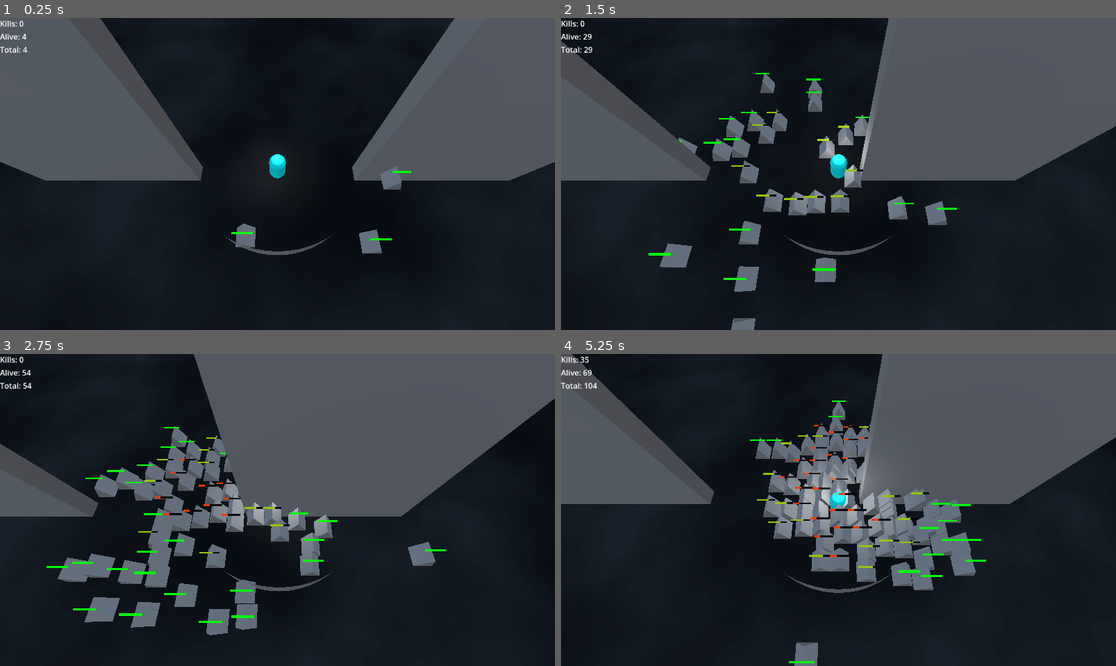
Above: before the commit, frames 1-4 (two rows, left to right).
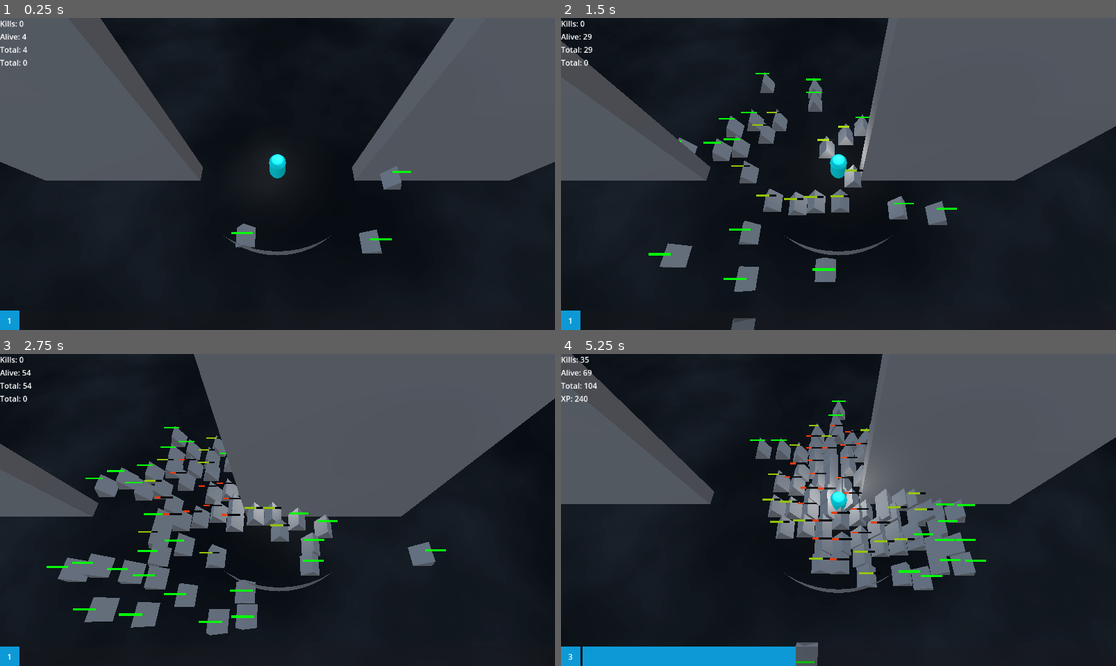
Above: after the commit, the same moments.

Repository: partkyle/GodotProjects
Game: Godot game, scene res://main.tscn
Two runs of this game, one before a commit and one after it. Both use one fixed random seed, a clock stepped at 60 frames per second and the inputs below.
Inputs (mouse positions are in pixels of both pictures, inside the frame that each line leads up to):
- Up to frame 1 (0.25 s): no input
- Up to frame 2 (1.5 s): tap Enter (ui_accept) at 0.5, 0.77 s; move the mouse to (960, 158) at 0.52 s; hold D (move_right) 0.53-1.25 s; hold F 0.53-1.25 s; click (960, 158) at 0.67 s; drag from (727, 189) to (810, 236) at 1.27 s
- Up to frame 3 (2.75 s): move the mouse to (333, 441) at 2.02 s; hold D (move_right) from 2.03 s (still down); hold F from 2.03 s (still down)
- Up to frame 4 (5.25 s): release D (move_right) at 2.75 s; release F at 2.75 s; drag from (810, 572) to (672, 463) at 2.77 s; move the mouse to (1005, 556) at 3.52 s; hold A (move_left) 3.53-4.25 s; hold F 3.53-4.25 s; tap Enter (ui_accept) at 3.77 s; drag from (672, 463) to (755, 432) at 4.27 s; move the mouse to (866, 510) at 5.02 s; hold S (move_down) from 5.03 s (still down); hold F from 5.03 s (still down); click (866, 510) at 5.17 s

The runs differ from the first frame. In frame 1, 0.3% of the frame differs, in the area x 0-52%, y 13-100%; in frame 2, 0.4%; in frame 3, 0.5%; in frame 4, 8.4%, in the area x 0-76%, y 13-100%.

Commit message:
add xp and leveling, next stop - actually levelling up

Diff:
--- a/RetroSurvivor/SignalBus.gd
+++ b/RetroSurvivor/SignalBus.gd
@@ -3,3 +3,4 @@
 
 signal enemy_died(enemy: Enemy)
 signal enemy_spawned(enemy: Enemy)
+signal gain_xp(value: int)
--- a/RetroSurvivor/UI.gd
+++ b/RetroSurvivor/UI.gd
@@ -3,6 +3,10 @@
 @onready var kill_label := $VBoxContainer/Kills
 @onready var alive_label := $VBoxContainer/Alive
 @onready var total_label := $VBoxContainer/Total
+@onready var xp_label := $VBoxContainer/Xp
+
+@onready var level_label := $Progress/ColorRect/Level
+@onready var xp_bar := $Progress/XpBar
 
 var kills := 0 :
 	set(value):
@@ -19,6 +23,22 @@
 		total = value
 		total_label.text = 'Total: %d' % [total]
 
+var xp := 0 :
+	set(value):
+		xp = value
+		xp_label.text = 'XP: %d' % [xp]
+
+
+var current_xp := 0 :
+	set(value):
+		current_xp = value
+		xp_bar.value = value
+
+var level := 0 :
+	set(value):
+		level = value
+		level_label.text = '%d' % [level]
+
 
 func _on_signal_bus_enemy_died(enemy):
 	kills += 1
@@ -28,3 +48,11 @@
 func _on_signal_bus_enemy_spawned(enemy):
 	alive += 1
 	total += 1
+
+func _on_player_xp_updated(total_xp):
+	xp = total_xp
+
+
+func _on_player_level_up(_level, _xp):
+	level = _level
+	current_xp = _xp
--- a/RetroSurvivor/main.tscn
+++ b/RetroSurvivor/main.tscn
@@ -1,11 +1,13 @@
-[gd_scene load_steps=18 format=3 uid="uid://jcflgwwwn1le"]
+[gd_scene load_steps=21 format=3 uid="uid://jcflgwwwn1le"]
 
 [ext_resource type="Script" path="res://addons/phantom_camera/scripts/phantom_camera/phantom_camera_3D.gd" id="1_2e6lc"]
 [ext_resource type="PackedScene" uid="uid://p0nwwoiajish" path="res://player.tscn" id="1_nlt3c"]
 [ext_resource type="PackedScene" uid="uid://catxiq3pmdnu3" path="res://enemy.tscn" id="2_ebo8w"]
 [ext_resource type="Script" path="res://EnemySpawner.gd" id="3_6h5fq"]
 [ext_resource type="Script" path="res://SignalBus.gd" id="4_07qgm"]
+[ext_resource type="Script" path="res://xp_spawner.gd" id="5_ex7yd"]
 [ext_resource type="Script" path="res://UI.gd" id="5_vcmg0"]
+[ext_resource type="PackedScene" uid="uid://5vtvxlilkwxa" path="res://xp.tscn" id="6_s8bsw"]
 [ext_resource type="Script" path="res://addons/phantom_camera/scripts/phantom_camera_host/phantom_camera_host.gd" id="8_u5wcs"]
 
 [sub_resource type="ProceduralSkyMaterial" id="ProceduralSkyMaterial_ltofi"]
@@ -36,6 +38,9 @@
 [sub_resource type="ConcavePolygonShape3D" id="ConcavePolygonShape3D_v6tgy"]
 data = PackedVector3Array(50, 0, 50, -50, 0, 50, 50, 0, -50, -50, 0, 50, -50, 0, -50, 50, 0, -50)
 
+[sub_resource type="StyleBoxFlat" id="StyleBoxFlat_riw0p"]
+bg_color = Color(0.0470588, 0.6, 0.839216, 1)
+
 [sub_resource type="BoxMesh" id="BoxMesh_ije44"]
 size = Vector3(1, 10, 10)
 
@@ -66,7 +71,7 @@
 [node name="Player" parent="." instance=ExtResource("1_nlt3c")]
 
 [node name="OmniLight3D" type="OmniLight3D" parent="Player"]
-transform = Transform3D(1, 0, 0, 0, 1, 0, 0, 0, 1, 0, 2.30358, 0)
+transform = Transform3D(1, 0, 0, 0, 1, 0, 0, 0, 1, 0, 2.25, 0)
 
 [node name="EnemySpawner" type="Node3D" parent="."]
 script = ExtResource("3_6h5fq")
@@ -76,6 +81,10 @@
 [node name="Timer" type="Timer" parent="EnemySpawner"]
 wait_time = 0.05
 autostart = true
+
+[node name="XpSpawner" type="Node3D" parent="."]
+script = ExtResource("5_ex7yd")
+xp = ExtResource("6_s8bsw")
 
 [node name="SignalBus" type="Node3D" parent="."]
 unique_name_in_owner = true
@@ -103,6 +112,53 @@
 [node name="Total" type="Label" parent="UI/VBoxContainer"]
 layout_mode = 2
 text = "Total: 0"
+
+[node name="Xp" type="Label" parent="UI/VBoxContainer"]
+layout_mode = 2
+text = "Total: 0"
+
+[node name="Xp" type="Control" parent="UI"]
+layout_mode = 3
+anchors_preset = 0
+offset_right = 40.0
+offset_bottom = 40.0
+
+[node name="Progress" type="HBoxContainer" parent="UI"]
+anchors_preset = 12
+anchor_top = 1.0
+anchor_right = 1.0
+anchor_bottom = 1.0
+offset_top = -23.0
+grow_horizontal = 2
+grow_vertical = 0
+
+[node name="ColorRect" type="ColorRect" parent="UI/Progress"]
+custom_minimum_size = Vector2(40, 40)
+layout_mode = 2
+color = Color(0.0470588, 0.6, 0.839216, 1)
+
+[node name="Level" type="Label" parent="UI/Progress/ColorRect"]
+layout_mode = 1
+anchors_preset = 8
+anchor_left = 0.5
+anchor_top = 0.5
+anchor_right = 0.5
+anchor_bottom = 0.5
+offset_left = -5.0
+offset_top = -11.5
+offset_right = 5.0
+offset_bottom = 11.5
+grow_horizontal = 2
+grow_vertical = 2
+text = "1
+"
+
+[node name="XpBar" type="ProgressBar" parent="UI/Progress"]
+layout_mode = 2
+size_flags_horizontal = 3
+size_flags_vertical = 1
+theme_override_styles/fill = SubResource("StyleBoxFlat_riw0p")
+show_percentage = false
 
 [node name="Environment" type="Node" parent="."]
 
@@ -151,9 +207,13 @@
 inactive_update_mode = 0
 camera_3D_resource = null
 
+[connection signal="level_up" from="Player" to="UI" method="_on_player_level_up"]
+[connection signal="xp_updated" from="Player" to="UI" method="_on_player_xp_updated"]
 [connection signal="timeout" from="EnemySpawner/Timer" to="EnemySpawner" method="_on_timer_timeout"]
 [connection signal="enemy_died" from="SignalBus" to="Player" method="_on_signal_bus_enemy_died"]
 [connection signal="enemy_died" from="SignalBus" to="EnemySpawner" method="_on_signal_bus_enemy_died"]
+[connection signal="enemy_died" from="SignalBus" to="XpSpawner" method="_on_signal_bus_enemy_died"]
 [connection signal="enemy_died" from="SignalBus" to="UI" method="_on_signal_bus_enemy_died"]
 [connection signal="enemy_spawned" from="SignalBus" to="EnemySpawner" method="_on_signal_bus_enemy_spawned"]
 [connection signal="enemy_spawned" from="SignalBus" to="UI" method="_on_signal_bus_enemy_spawned"]
+[connection signal="gain_xp" from="SignalBus" to="Player" method="_on_signal_bus_gain_xp"]
--- a/RetroSurvivor/player.gd
+++ b/RetroSurvivor/player.gd
@@ -1,9 +1,24 @@
 extends CharacterBody3D
 class_name Player
 
+signal xp_updated(total_xp: int)
+signal level_up(level: int, xp: int)
+
 const SPEED = 5.0
 
+var xp := 0
+var total_xp := 0
+var level := 1
+
 @onready var attack_aura : AuraAttack = $Attacks/Aura
+@onready var pickup_collider := $Pickup/CollisionShape3D
+
+@export var pickup_radius := 5.0
+
+func _ready():
+	var pickup_shape :=  CylinderShape3D.new()
+	pickup_shape.radius = pickup_radius
+	pickup_collider.shape = pickup_shape
 
 func _physics_process(delta):
 	# Get the input direction and handle the movement/deceleration.
@@ -22,3 +37,25 @@
 func _on_signal_bus_enemy_died(enemy):
 	attack_aura.upgrade()
 	pass
+
+
+func _on_pickup_body_entered(body):
+	if body is Xp:
+		body.pickup(self)
+
+
+func _on_signal_bus_gain_xp(value):
+	_add_xp(value)
+
+func _add_xp(value: int):
+	total_xp += value
+	xp_updated.emit(total_xp)
+	xp += value
+	_level_up()
+
+func _level_up():
+	var xp_to_level := 100
+	level += xp / xp_to_level
+	print(xp, ' ', xp / xp_to_level, ' ', level)
+	xp %= xp_to_level
+	level_up.emit(level, xp)
--- a/RetroSurvivor/player.tscn
+++ b/RetroSurvivor/player.tscn
@@ -73,3 +73,11 @@
 
 [node name="Timer" type="Timer" parent="Attacks/Aura"]
 one_shot = true
+
+[node name="Pickup" type="Area3D" parent="."]
+collision_layer = 0
+collision_mask = 16
+
+[node name="CollisionShape3D" type="CollisionShape3D" parent="Pickup"]
+
+[connection signal="body_entered" from="Pickup" to="." method="_on_pickup_body_entered"]
--- a/RetroSurvivor/project.godot
+++ b/RetroSurvivor/project.godot
@@ -51,6 +51,8 @@
 3d_physics/layer_1="Player"
 3d_physics/layer_2="Enemy"
 3d_physics/layer_3="Environment"
+3d_physics/layer_4="EnvironmentEnemyOnly"
+3d_physics/layer_5="Drops"
 
 [rendering]
 
--- /dev/null
+++ b/RetroSurvivor/xp.gd
@@ -0,0 +1,25 @@
+class_name Xp
+extends Node3D
+
+const DURATION = 0.2
+const SPEED = 10.0
+const EPSILON = 0.01
+
+@export var value = 10
+
+var target : Node3D
+var signal_bus : SignalBus
+
+func _process(delta):
+	if target:
+		transform.origin = transform.origin.move_toward(target.transform.origin, SPEED * delta)
+		if (target.transform.origin - transform.origin).length() < EPSILON:
+			signal_bus.gain_xp.emit(value)
+			queue_free()
+
+
+func pickup(t: Node3D):
+	target = t
+
+func move_toward(origin: Vector3):
+	transform.origin = origin
--- /dev/null
+++ b/RetroSurvivor/xp.tscn
@@ -0,0 +1,28 @@
+[gd_scene load_steps=5 format=3 uid="uid://5vtvxlilkwxa"]
+
+[ext_resource type="Script" path="res://xp.gd" id="1_rfuuo"]
+
+[sub_resource type="SphereShape3D" id="SphereShape3D_mwm51"]
+radius = 0.1
+
+[sub_resource type="StandardMaterial3D" id="StandardMaterial3D_mu5ej"]
+albedo_color = Color(0, 1, 1, 1)
+emission_enabled = true
+emission = Color(0, 100, 100, 1)
+
+[sub_resource type="BoxMesh" id="BoxMesh_6owp6"]
+size = Vector3(0.1, 0.1, 0.1)
+
+[node name="xp" type="StaticBody3D"]
+collision_layer = 16
+collision_mask = 0
+script = ExtResource("1_rfuuo")
+
+[node name="CollisionShape3D" type="CollisionShape3D" parent="."]
+transform = Transform3D(1, 0, 0, 0, 1, 0, 0, 0, 1, 0, 0.05, 0)
+shape = SubResource("SphereShape3D_mwm51")
+
+[node name="MeshInstance3D" type="MeshInstance3D" parent="."]
+transform = Transform3D(1, 0, 0, 0, 1, 0, 0, 0, 1, 0, 0.05, 0)
+material_override = SubResource("StandardMaterial3D_mu5ej")
+mesh = SubResource("BoxMesh_6owp6")
--- /dev/null
+++ b/RetroSurvivor/xp_spawner.gd
@@ -0,0 +1,10 @@
+class_name XpSpawner
+extends Node3D
+
+@export var xp : PackedScene
+
+func _on_signal_bus_enemy_died(enemy: Enemy):
+	var e = xp.instantiate()
+	e.transform.origin = enemy.transform.origin
+	e.signal_bus = %SignalBus
+	add_child(e)
